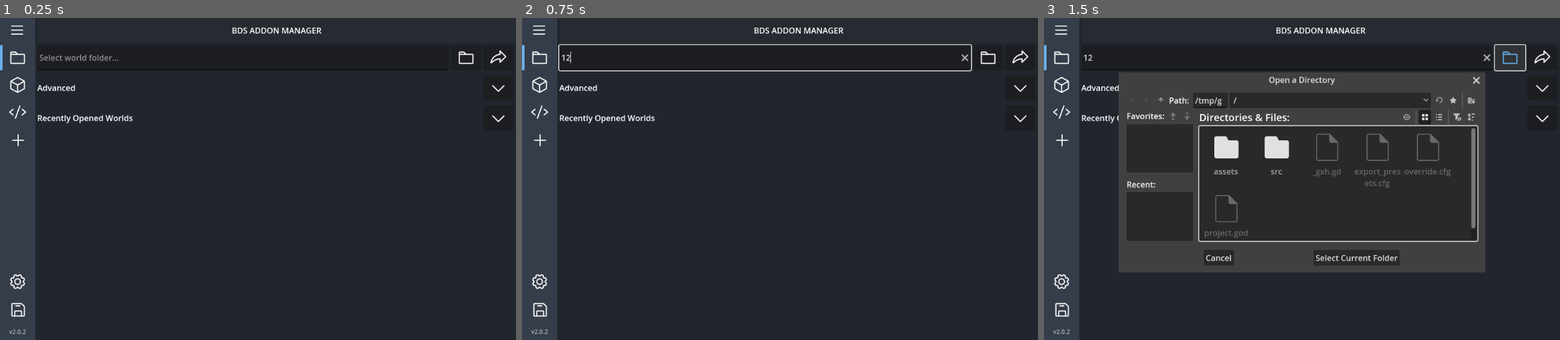
Above: before the commit, frames 1-3 (left to right).
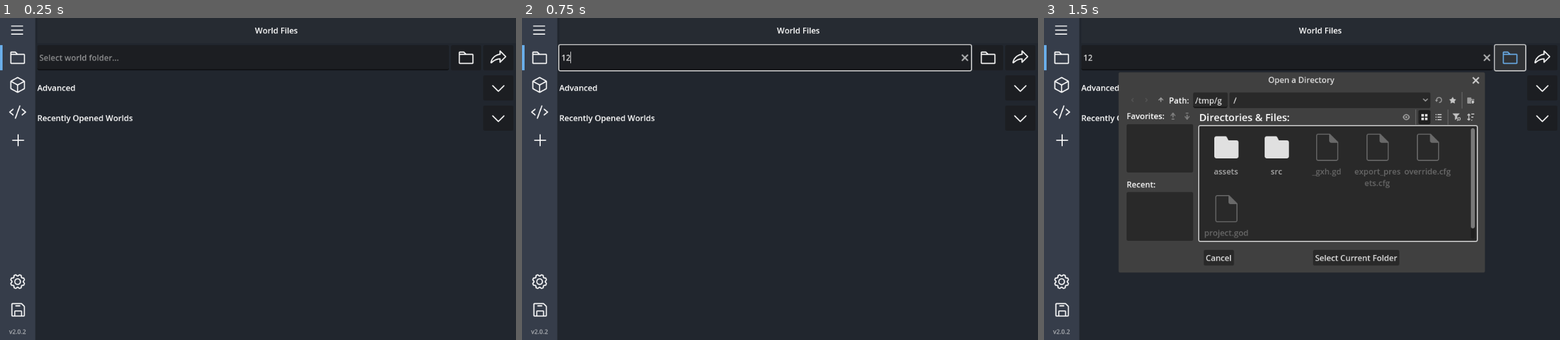
Above: after the commit, the same moments.

Repository: DragonTech26/BDSAddonManager
Game: Godot game, scene res://src/scenes/main.tscn
Two runs of this game, one before a commit and one after it. Both use one fixed random seed, a clock stepped at 60 frames per second and the inputs below.
Inputs (mouse positions are in pixels of both pictures, inside the frame that each line leads up to):
- Up to frame 1 (0.25 s): no input
- Up to frame 2 (0.75 s): click (764, 56) at 0.52 s; type "12" at 0.6 s
- Up to frame 3 (1.5 s): click (1508, 56) at 1.25 s

The runs differ from the first frame. In frame 1, 0.2% of the frame differs, in the area x 45-63%, y 3-5%; in frame 2, 0.2%; in frame 3, 0.8%, in the area x 43-85%, y 3-76%.

Commit message:
Header now displays current page name

Diff:
--- a/src/scenes/main.tscn
+++ b/src/scenes/main.tscn
@@ -832,12 +832,14 @@
 [connection signal="gui_input" from="HBoxContainer/Sidebar/VBoxContainer/BottomContainer/Save" to="HBoxContainer/Sidebar/VBoxContainer/BottomContainer/Save" method="_on_gui_input"]
 [connection signal="mouse_entered" from="HBoxContainer/Sidebar/VBoxContainer/BottomContainer/Save" to="HBoxContainer/Sidebar/VBoxContainer/BottomContainer/Save" method="_on_mouse_entered"]
 [connection signal="mouse_exited" from="HBoxContainer/Sidebar/VBoxContainer/BottomContainer/Save" to="HBoxContainer/Sidebar/VBoxContainer/BottomContainer/Save" method="_on_mouse_exited"]
+[connection signal="visibility_changed" from="HBoxContainer/Body/Pages/MarginContainer/WorldFilesPage" to="HBoxContainer/Body/Pages/MarginContainer/WorldFilesPage" method="_on_visibility_changed"]
 [connection signal="pressed" from="HBoxContainer/Body/Pages/MarginContainer/WorldFilesPage/VBoxContainer/HBoxContainer/WorldFolderButton" to="HBoxContainer/Body/Pages/MarginContainer/WorldFilesPage" method="_on_world_folder_button_pressed"]
 [connection signal="pressed" from="HBoxContainer/Body/Pages/MarginContainer/WorldFilesPage/VBoxContainer/HBoxContainer/ValidateButton" to="HBoxContainer/Body/Pages/MarginContainer/WorldFilesPage" method="_on_validate_button_pressed"]
 [connection signal="pressed" from="HBoxContainer/Body/Pages/MarginContainer/WorldFilesPage/VBoxContainer/AdvancedDropdown/Content/HBoxContainer/RPFolderButton" to="HBoxContainer/Body/Pages/MarginContainer/WorldFilesPage" method="_on_rp_folder_button_pressed"]
 [connection signal="pressed" from="HBoxContainer/Body/Pages/MarginContainer/WorldFilesPage/VBoxContainer/AdvancedDropdown/Content/HBoxContainer2/BPFolderButton" to="HBoxContainer/Body/Pages/MarginContainer/WorldFilesPage" method="_on_bp_folder_button_pressed"]
 [connection signal="visibility_changed" from="HBoxContainer/Body/Pages/MarginContainer/ResourcePacksPage" to="HBoxContainer/Body/Pages/MarginContainer/ResourcePacksPage" method="_on_visibility_changed"]
 [connection signal="visibility_changed" from="HBoxContainer/Body/Pages/MarginContainer/BehaviorPacksPage" to="HBoxContainer/Body/Pages/MarginContainer/BehaviorPacksPage" method="_on_visibility_changed"]
+[connection signal="visibility_changed" from="HBoxContainer/Body/Pages/MarginContainer/SettingsPage" to="HBoxContainer/Body/Pages/MarginContainer/SettingsPage" method="_on_visibility_changed"]
 [connection signal="pressed" from="HBoxContainer/Body/Pages/MarginContainer/SettingsPage/HBoxContainer/VBoxContainer3/ResetButton" to="HBoxContainer/Body/Pages/MarginContainer/SettingsPage/HBoxContainer/VBoxContainer3/ResetButton" method="_on_pressed"]
 [connection signal="pressed" from="HBoxContainer/Body/Pages/MarginContainer/SettingsPage/HBoxContainer/VBoxContainer3/OpenWorldButton" to="HBoxContainer/Body/Pages/MarginContainer/SettingsPage/HBoxContainer/VBoxContainer3/OpenWorldButton" method="_on_pressed"]
 [connection signal="pressed" from="HBoxContainer/Body/Pages/MarginContainer/SettingsPage/HBoxContainer/VBoxContainer3/SecretButton" to="HBoxContainer/Body/Pages/MarginContainer/SettingsPage/HBoxContainer/VBoxContainer3/SecretButton" method="_on_pressed"]
--- a/src/scripts/behavior_packs_page.gd
+++ b/src/scripts/behavior_packs_page.gd
@@ -4,6 +4,7 @@
 
 @onready var list_container: VBoxContainer = $ScrollContainer/VBoxContainer
 @onready var info_label: Label = $Label
+@onready var titlebar: RichTextLabel = $"../../../Topbar/Titlebar/HeaderLabel"
 
 
 func load_packs(packs):
@@ -68,3 +69,4 @@
 func _on_visibility_changed():
 	if is_visible():
 		load_packs(Global.BPList) # Populate with manifest data when page becomes visible
+		titlebar.text = "Behavior Packs"
--- a/src/scripts/resource_packs_page.gd
+++ b/src/scripts/resource_packs_page.gd
@@ -4,6 +4,7 @@
 
 @onready var list_container: VBoxContainer = $ScrollContainer/VBoxContainer
 @onready var info_label: Label = $Label
+@onready var titlebar: RichTextLabel = $"../../../Topbar/Titlebar/HeaderLabel"
 
 
 func load_packs(packs):
@@ -57,3 +58,4 @@
 func _on_visibility_changed():
 	if is_visible():
 		load_packs(Global.RPList) # Populate with manifest data when page becomes visible
+		titlebar.text = "Resource Packs"
--- a/src/scripts/settings_page.gd
+++ b/src/scripts/settings_page.gd
@@ -1,4 +1,7 @@
 extends Control
+
+@onready var titlebar: RichTextLabel = $"../../../Topbar/Titlebar/HeaderLabel"
+
 
 func _ready() -> void:
 	# Initialize checkboxes with current settings
@@ -12,3 +15,7 @@
 
 func _on_checkbox_toggled(pressed: bool, key: String) -> void:
 	LoadSettings.set_setting(key, pressed)
+
+
+func _on_visibility_changed() -> void:
+	titlebar.text = "Settings"
--- a/src/scripts/world_files_page.gd
+++ b/src/scripts/world_files_page.gd
@@ -6,6 +6,7 @@
 @onready var world_path: LineEdit = $VBoxContainer/HBoxContainer/WorldFolderLine
 @onready var resource_pack_path: LineEdit = $VBoxContainer/AdvancedDropdown/Content/HBoxContainer/ResourcePackLine
 @onready var behavior_pack_path: LineEdit = $VBoxContainer/AdvancedDropdown/Content/HBoxContainer2/BehaviorPackLine
+@onready var titlebar: RichTextLabel = $"../../../Topbar/Titlebar/HeaderLabel"
 
 
 # Main functions
@@ -175,3 +176,10 @@
 	LoadRecentWorlds.recent_worlds.remove_at(index)
 	LoadRecentWorlds.save_recent_worlds()
 	GetRecentWorldsList()
+
+
+func _on_visibility_changed() -> void:
+	if titlebar == null:
+		await ready
+		titlebar.text = "World Files"
+	titlebar.text = "World Files"
